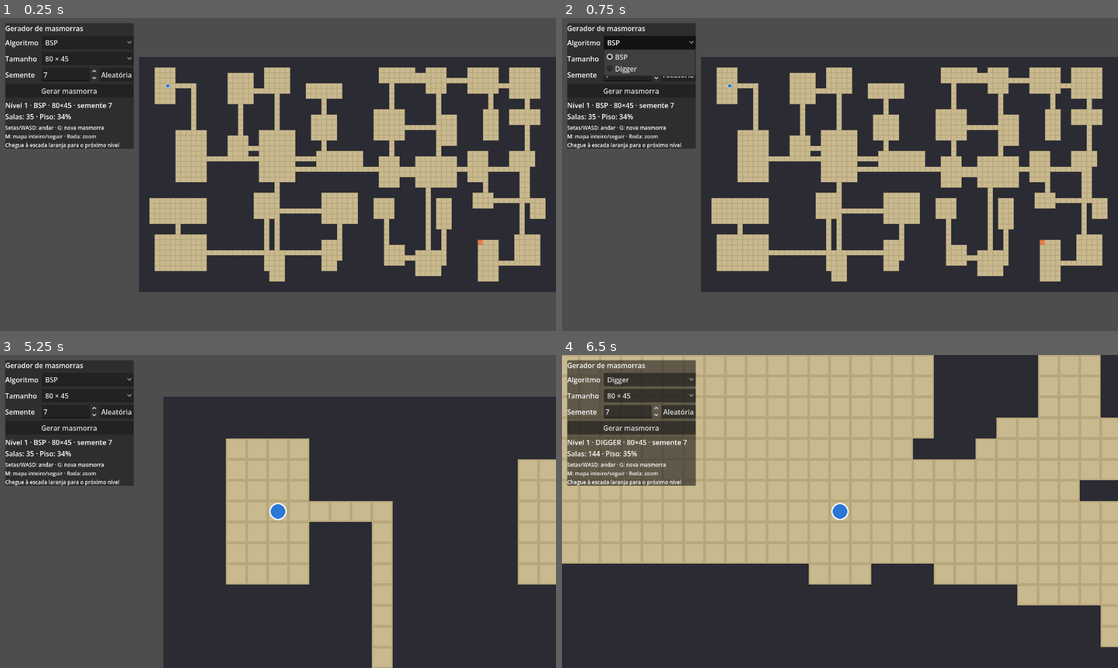
Above: before the commit, frames 1-4 (two rows, left to right).
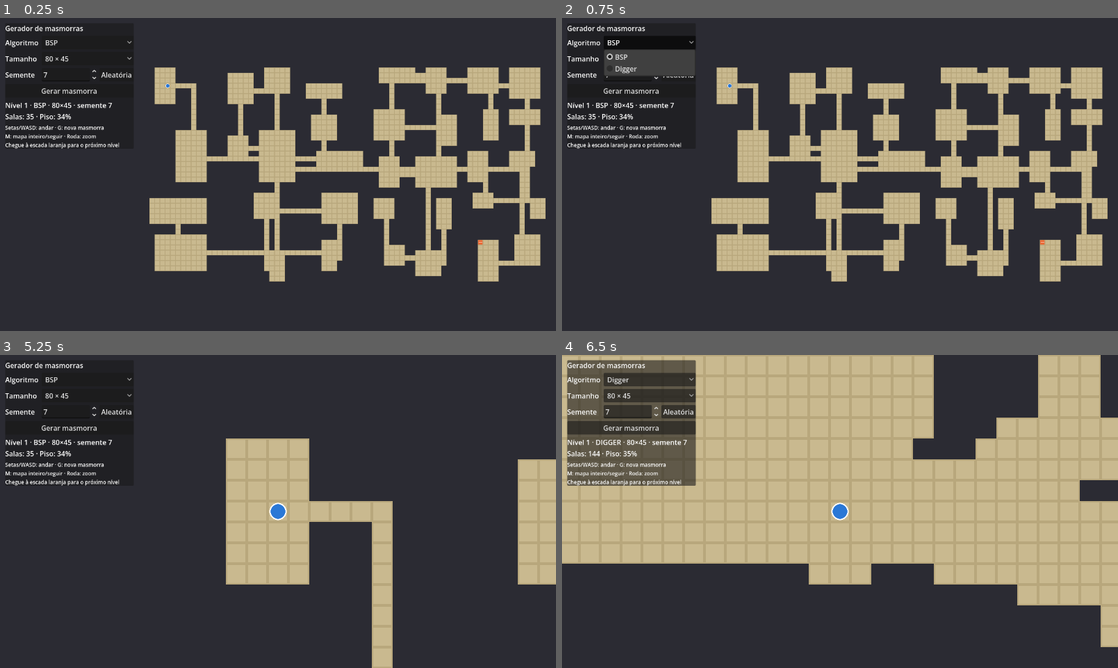
Above: after the commit, the same moments.

Repository: Hayversong/tcc-gerador-masmorras
Game: Godot game, scene res://cenas/masmorra.tscn
The game is run twice, just before and just after one commit, with the same random seed, the same clock (stepped at 60 frames per second) and the same inputs.
Inputs (mouse positions are in pixels of both pictures, inside the frame that each line leads up to):
- Up to frame 1 (0.25 s): no input
- Up to frame 2 (0.75 s): click "BSP" at 0.5 s
- Up to frame 3 (5.25 s): click "80 × 45" at 1.25 s; click "Aleatória" at 2 s; click "Gerar masmorra" at 2.75 s; tap Enter at 3.5, 5 s; move the mouse to (400, 495) at 3.52 s; hold Right 3.53-4.28 s; tap G at 3.6 s; click (400, 495) at 3.67 s; tap Space at 4.25 s; move the mouse to (166, 527) at 4.27 s; hold Down 4.28-5.03 s; tap M at 4.35 s; move the mouse to (333, 442) at 5.02 s; hold Right from 5.03 s (still down); tap R at 5.1 s
- Up to frame 4 (6.5 s): tap Space at 5.75 s; move the mouse to (812, 574) at 5.77 s; release Right at 5.78 s; hold Up from 5.78 s (still down); tap Tab at 5.85 s; click (812, 574) at 5.92 s

The runs differ from the first frame. In frame 1, 34% of the frame differs, in the area x 0-100%, y 0-100%; in frame 2, 34%; in frame 3, 29%; in frame 4, nothing differs.

Commit message:
Usa a cor das paredes como fundo da cena

Diff:
--- a/godot/project.godot
+++ b/godot/project.godot
@@ -5,7 +5,7 @@
 [application]
 
 config/name="Gerador de Masmorras"
-config/description="Carrega e desenha masmorras exportadas em JSON pelo gerador em Python (BSP e Digger)."
+config/description="Gera (pelo Python), desenha e permite explorar masmorras BSP e Digger."
 run/main_scene="res://cenas/masmorra.tscn"
 config/features=PackedStringArray("4.7")
 
@@ -17,3 +17,4 @@
 [rendering]
 
 textures/canvas_textures/default_texture_filter=0
+environment/defaults/default_clear_color=Color(0.1686, 0.1686, 0.2, 1)
